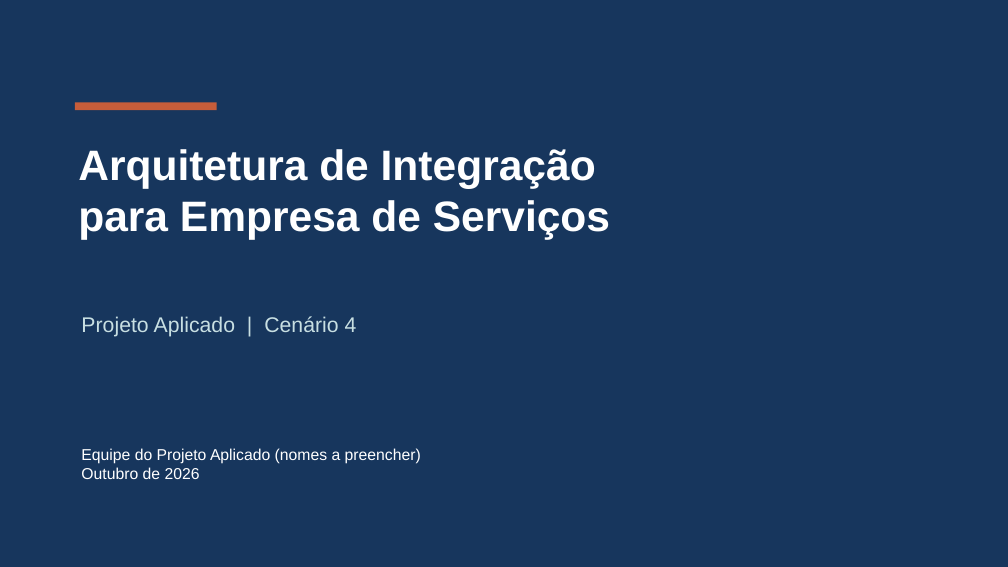
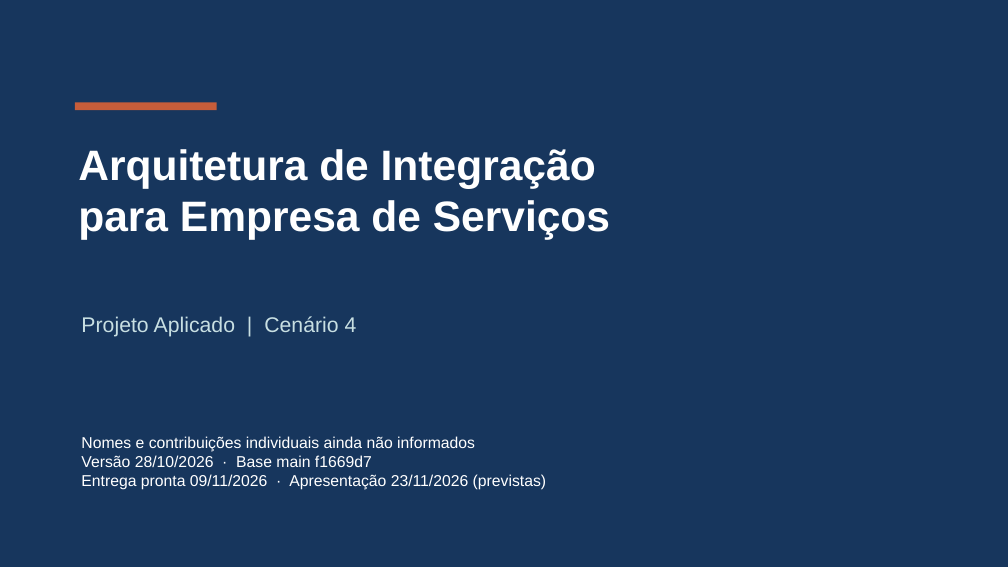
Before and after one commit to Roger-Quinelato/projetoAplicado7, a slide deck: slide 1 of output/Apresentacao_Cenario_4.pptx. Drawn at 1008x567 pixels with LibreOffice and Linux fonts; fonts in the diff are those of the drawing. Boxes give left, top, right and bottom in pixels: in the first picture for what was removed or moved away, otherwise in the second. Text is boxed around its words. In the diff, an @@ line names an element or a change of style, - is before the commit and + after.

Commit message:
docs: alinha entrega ao guia e aos marcos de novembro (#77)

```diff
--- a/output/Apresentacao_Cenario_4.pptx
+++ b/output/Apresentacao_Cenario_4.pptx
@@ text at box(81, 436, 546, 490): text changed @@
-Equipe do Projeto Aplicado (nomes a preencher)
-Outubro de 2026
+Nomes e contribuições individuais ainda não informados
+Versão 28/10/2026 · Base main f1669d7
+Entrega pronta 09/11/2026 · Apresentação 23/11/2026 (previstas)
```
Also in this commit, not shown: 15 other slides changed, 2 slides added, 2 slides removed, 31 other files.
